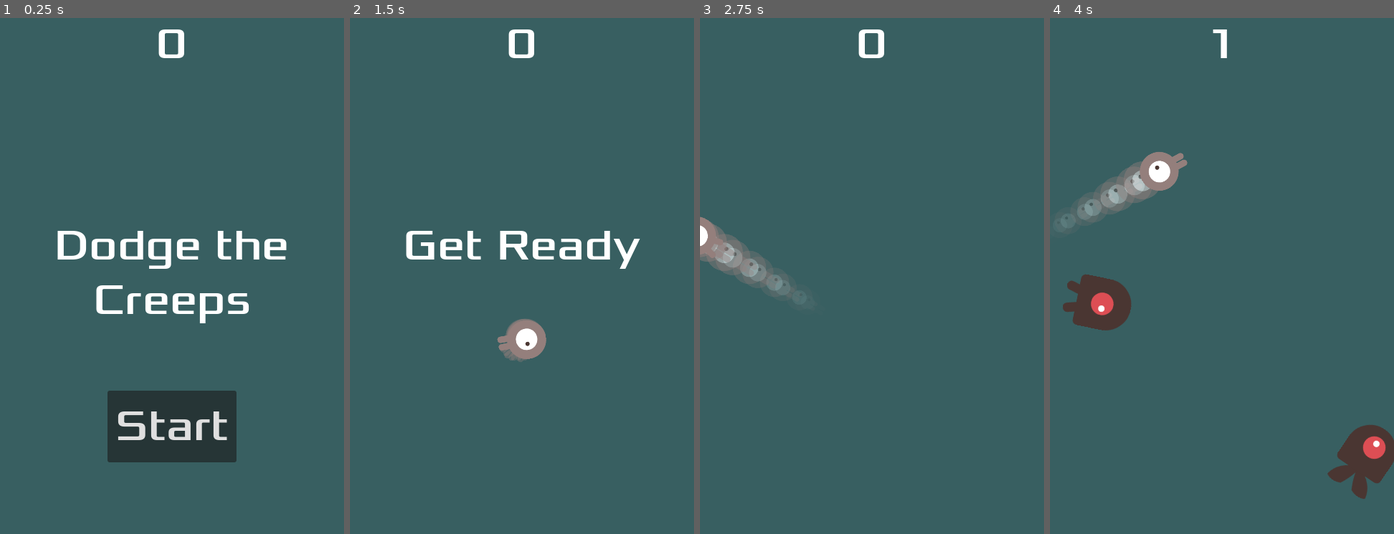
Above: before the commit, frames 1-4 (left to right).
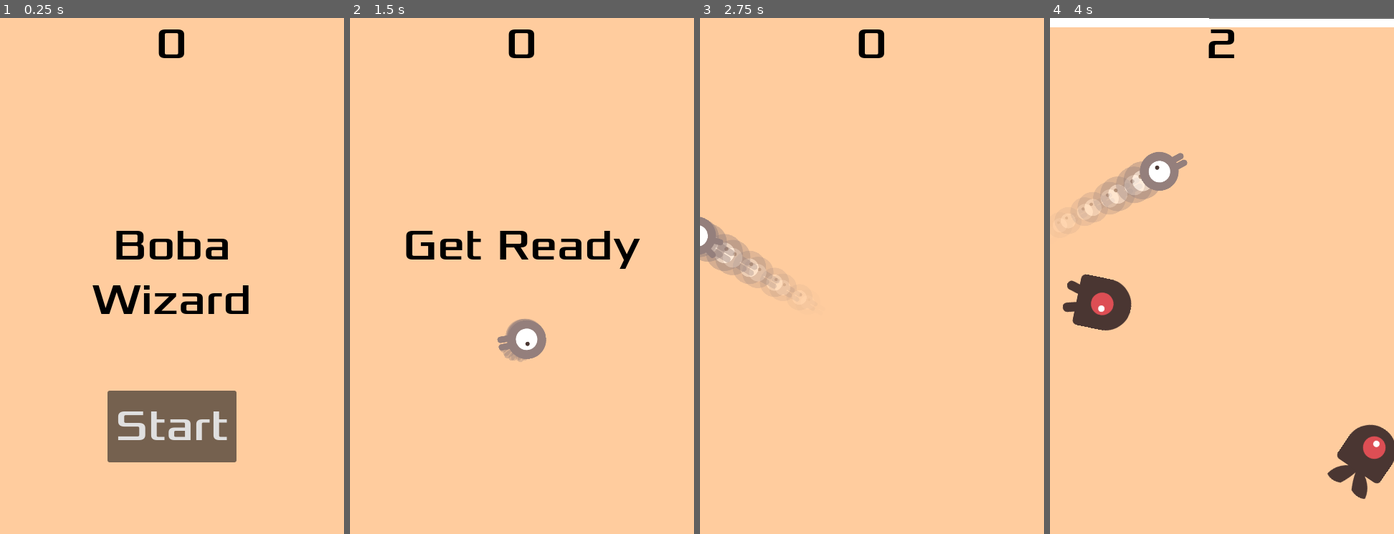
Above: after the commit, the same moments.

Repository: PaulThomasRowe/boba-tea-wizardry
Game: Godot game, scene res://main.tscn
Same seed, same stepped clock (60 frames per second), same inputs: the game is played once before the commit and once after it.
Inputs:
- Up to frame 1 (0.25 s): no input
- Up to frame 2 (1.5 s): click "Start" at 0.5 s; tap Enter at 1.25 s; hold D (move_right) from 1.28 s (still down)
- Up to frame 3 (2.75 s): release D (move_right) at 2.03 s; hold S (move_down) from 2.03 s (still down)
- Up to frame 4 (4 s): release S (move_down) at 2.78 s; hold D (move_right) 2.78-3.53 s; hold W (move_up) from 3.53 s (still down)

The runs differ from the first frame. In frame 1, 99% of the frame differs, in the area x 0-100%, y 0-100%; in frame 2, 99%; in frame 3, 100%; in frame 4, 96%.

Commit message:
feat: implement slowly decreasing milktea level

Diff:
--- a/hud.gd
+++ b/hud.gd
@@ -1,6 +1,9 @@
 extends CanvasLayer
 
 signal start_game
+
+var tween: Tween
+
 
 func show_message(text):
 	$MessageLabel.text = text
@@ -11,7 +14,7 @@
 func show_game_over():
 	show_message("Game Over")
 	await $MessageTimer.timeout
-	$MessageLabel.text = "Dodge the\nCreeps"
+	$MessageLabel.text = "Boba\nWizard"
 	$MessageLabel.show()
 	await get_tree().create_timer(1).timeout
 	$StartButton.show()
@@ -21,6 +24,13 @@
 	$ScoreLabel.text = str(score)
 
 
+func update_milk_tea_level(percentage: float):
+	if tween:
+		tween.kill()  # Stop any ongoing tween
+	tween = create_tween()
+	tween.tween_property($MilkTeaLevel, "anchor_top", 1 - percentage, 0.5)  # 0.5 seconds duration
+
+
 func _on_StartButton_pressed():
 	$StartButton.hide()
 	start_game.emit()
--- a/hud.tscn
+++ b/hud.tscn
@@ -10,13 +10,32 @@
 events = [SubResource("InputEventAction_fopy7")]
 
 [node name="HUD" type="CanvasLayer"]
+layer = -1
 script = ExtResource("1")
+
+[node name="WhiteBackground" type="ColorRect" parent="."]
+z_index = -1
+anchors_preset = 15
+anchor_right = 1.0
+anchor_bottom = 1.0
+grow_horizontal = 2
+grow_vertical = 2
+rotation = 0.00225727
+
+[node name="MilkTeaLevel" type="ColorRect" parent="."]
+anchors_preset = 15
+anchor_right = 1.0
+anchor_bottom = 1.0
+grow_horizontal = 2
+grow_vertical = 2
+color = Color(1, 0.800027, 0.61956, 1)
 
 [node name="ScoreLabel" type="Label" parent="."]
 anchors_preset = 10
 anchor_right = 1.0
 offset_bottom = 78.0
 grow_horizontal = 2
+theme_override_colors/font_color = Color(0, 0, 0, 1)
 theme_override_fonts/font = ExtResource("2_2jm3i")
 theme_override_font_sizes/font_size = 60
 text = "0"
@@ -31,10 +50,11 @@
 offset_bottom = 79.5
 grow_horizontal = 2
 grow_vertical = 2
+theme_override_colors/font_color = Color(0, 0, 0, 1)
 theme_override_fonts/font = ExtResource("2_2jm3i")
 theme_override_font_sizes/font_size = 60
-text = "Dodge the
-Creeps"
+text = "Boba
+Wizard"
 horizontal_alignment = 1
 
 [node name="StartButton" type="Button" parent="."]
--- a/main.gd
+++ b/main.gd
@@ -2,21 +2,30 @@
 
 @export var mob_scene: PackedScene
 var score
+var milk_tea_level = 1.0  # 1.0 is full, 0.0 is empty
+
+
+func _ready():
+	$ScoreTimer.wait_time = 0.5  # Update every half second instead of every second
+
 
 func game_over():
-	$ScoreTimer.stop()
-	$MobTimer.stop()
-	$HUD.show_game_over()
-	$Music.stop()
-	$DeathSound.play()
+	pass
+	#$ScoreTimer.stop()
+	#$MobTimer.stop()
+	#$HUD.show_game_over()
+	#$Music.stop()
+	#$DeathSound.play()
 
 
 func new_game():
 	get_tree().call_group(&"mobs", &"queue_free")
 	score = 0
+	milk_tea_level = 1.0
 	$Player.start($StartPosition.position)
 	$StartTimer.start()
 	$HUD.update_score(score)
+	$HUD.update_milk_tea_level(milk_tea_level)
 	$HUD.show_message("Get Ready")
 	$Music.play()
 
@@ -46,11 +55,21 @@
 	# Spawn the mob by adding it to the Main scene.
 	add_child(mob)
 
+
 func _on_ScoreTimer_timeout():
 	score += 1
 	$HUD.update_score(score)
+	milk_tea_level -= 0.01  # Decrease by 1% each time
+	milk_tea_level = max(milk_tea_level, 0)  # Ensure it doesn't go below 0
+	$HUD.update_milk_tea_level(milk_tea_level)
 
 
 func _on_StartTimer_timeout():
 	$MobTimer.start()
 	$ScoreTimer.start()
+
+
+func _process(delta):
+	# TODO: implement game over in another PR
+	if milk_tea_level <= 0:
+		game_over()
--- a/main.tscn
+++ b/main.tscn
@@ -17,13 +17,7 @@
 script = ExtResource("1_0r6n5")
 mob_scene = ExtResource("2_50pww")
 
-[node name="ColorRect" type="ColorRect" parent="."]
-anchors_preset = 15
-anchor_right = 1.0
-anchor_bottom = 1.0
-grow_horizontal = 2
-grow_vertical = 2
-color = Color(0.219608, 0.372549, 0.380392, 1)
+[node name="HUD" parent="." instance=ExtResource("4_0qnje")]
 
 [node name="Player" parent="." instance=ExtResource("3_veqnc")]
 
@@ -44,16 +38,14 @@
 
 [node name="MobSpawnLocation" type="PathFollow2D" parent="MobPath"]
 
-[node name="HUD" parent="." instance=ExtResource("4_0qnje")]
-
 [node name="Music" type="AudioStreamPlayer" parent="."]
 stream = ExtResource("5_55d8h")
 
 [node name="DeathSound" type="AudioStreamPlayer" parent="."]
 stream = ExtResource("6_hp1r0")
 
+[connection signal="start_game" from="HUD" to="." method="new_game"]
 [connection signal="hit" from="Player" to="." method="game_over"]
 [connection signal="timeout" from="MobTimer" to="." method="_on_MobTimer_timeout"]
 [connection signal="timeout" from="ScoreTimer" to="." method="_on_ScoreTimer_timeout"]
 [connection signal="timeout" from="StartTimer" to="." method="_on_StartTimer_timeout"]
-[connection signal="start_game" from="HUD" to="." method="new_game"]
Not shown: 1 places in hud.tscn that only renumber resources
Not shown: 1 places in main.tscn that only renumber resources
